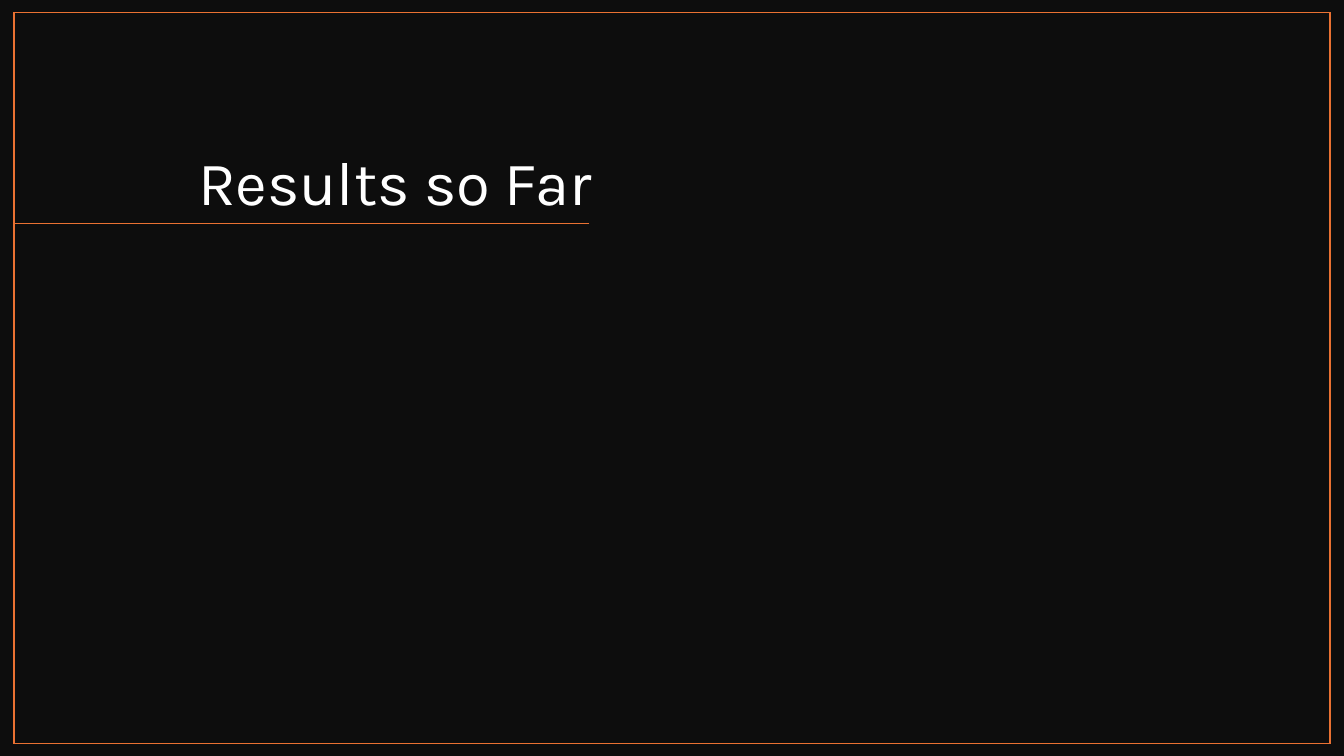
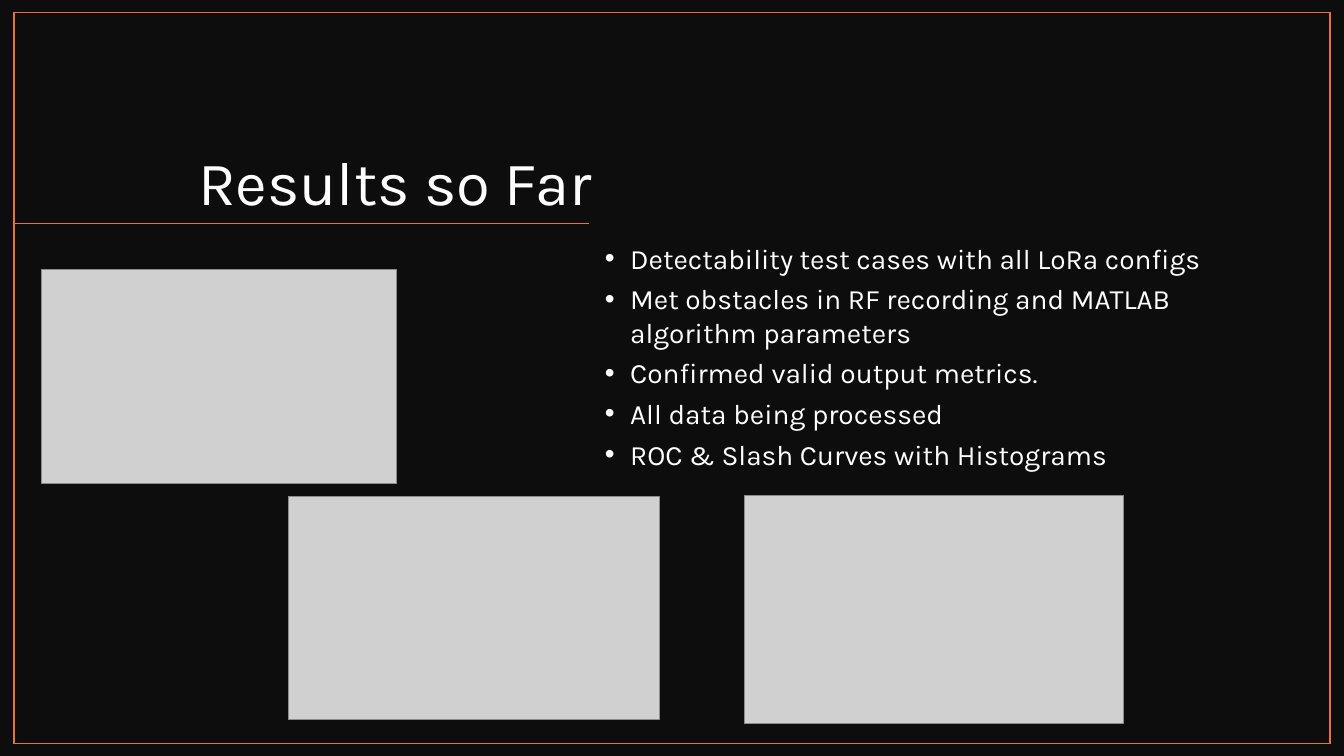
Before and after one commit to Brycycle/WES-CAPSTONE, a slide deck: slide 14 of Capstone Mid-Quarter Update_Bryce Rooney.pptx. Drawn at 1344x756 pixels with LibreOffice and Linux fonts; fonts in the diff are those of the drawing; grey boxes stand for pictures. Boxes give left, top, right and bottom in pixels: in the first picture for what was removed or moved away, otherwise in the second. Text is boxed around its words. In the diff, an @@ line names an element or a change of style, - is before the commit and + after.

```diff
--- a/Capstone Mid-Quarter Update_Bryce Rooney.pptx
+++ b/Capstone Mid-Quarter Update_Bryce Rooney.pptx
@@ picture added at box(41, 269, 397, 483) @@
@@ text added at box(630, 249, 1200, 472), 20 pt, text #FFFFFF @@
+  • Detectability test cases with all LoRa configs
+  • Met obstacles in RF recording and MATLAB algorithm parameters
+  • Confirmed valid output metrics.
+  • All data being processed
+  • ROC & Slash Curves with Histograms
@@ picture added at box(288, 496, 659, 720) @@
@@ picture added at box(745, 495, 1124, 723) @@
```
Also in this commit, not shown: 1 other slide changed, 8 slides added.
